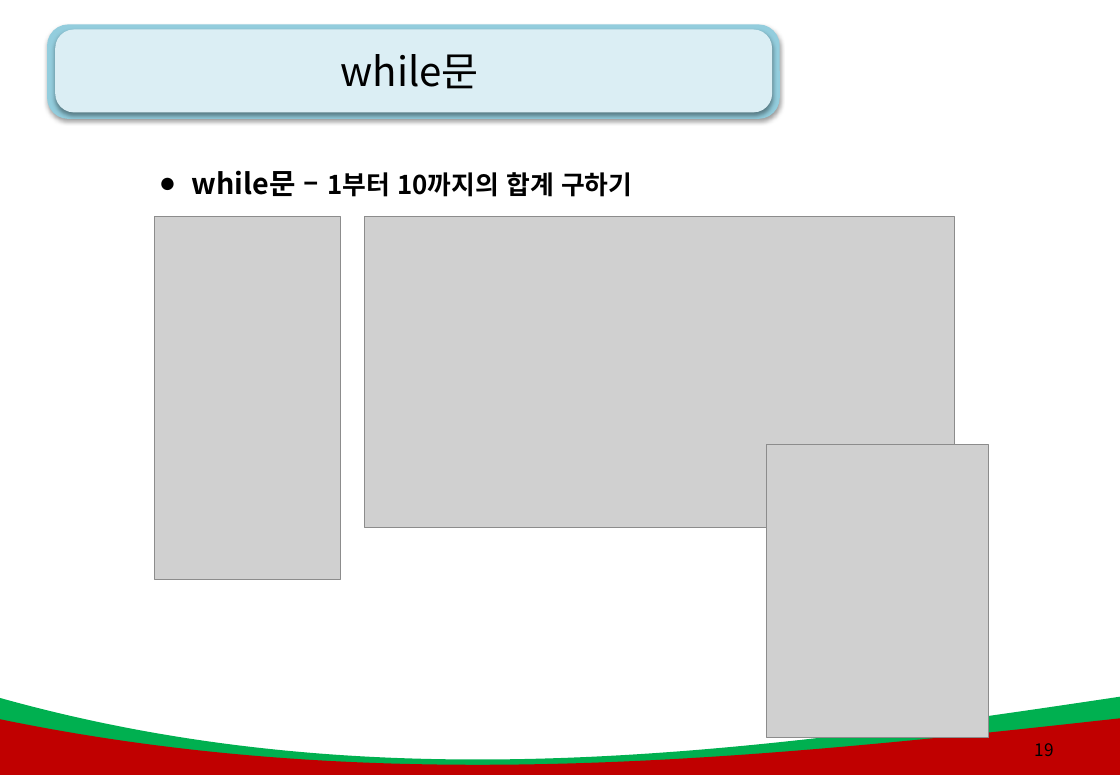
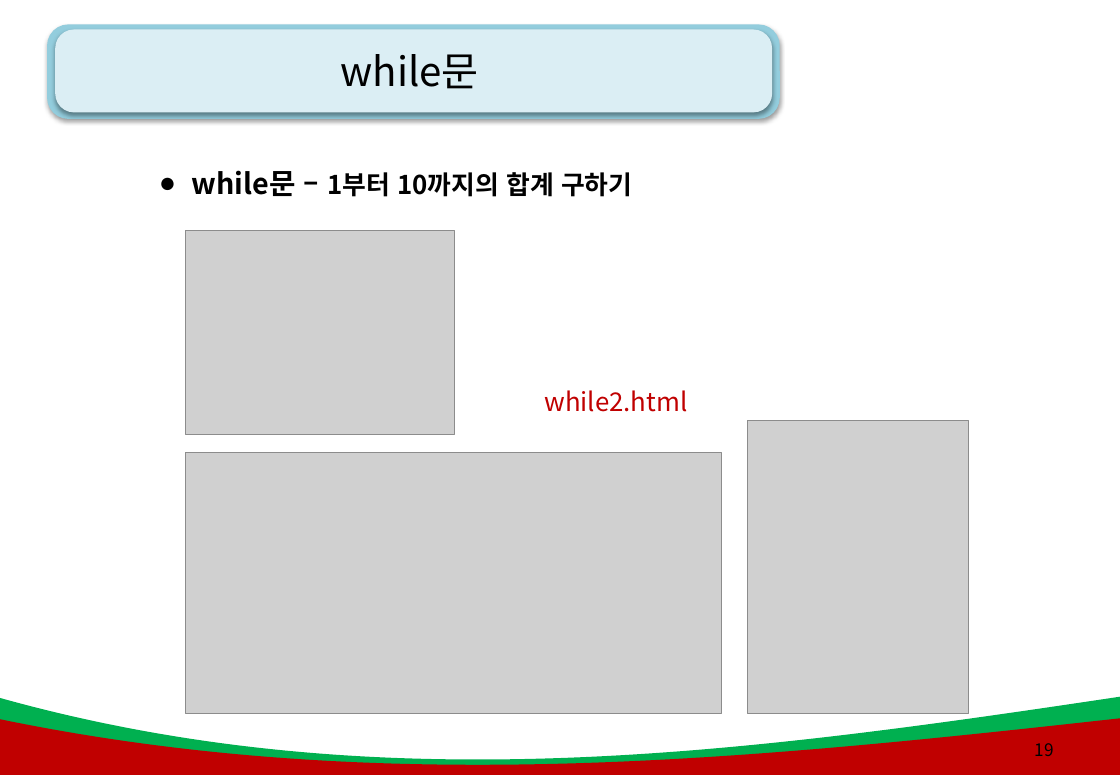
Before and after one commit to kiyongee2/green_project_web, a slide deck: slide 19 of js_ppt/3강. js_제어문(조건,반복).pptx. Drawn at 1120x775 pixels with LibreOffice and Linux fonts; fonts in the diff are those of the drawing; grey boxes stand for pictures; background and template pictures are left out. Boxes give left, top, right and bottom in pixels: in the first picture for what was removed or moved away, otherwise in the second. Text is boxed around its words. In the diff, an @@ line names an element or a change of style, - is before the commit and + after.

```diff
--- a/js_ppt/3강. js_제어문(조건,반복).pptx
+++ b/js_ppt/3강. js_제어문(조건,반복).pptx
@@ picture removed at bbox=[154, 217, 341, 580] @@
@@ picture added at bbox=[185, 231, 454, 435] @@
@@ picture removed at bbox=[365, 217, 956, 528] @@
@@ text added at bbox=[544, 390, 687, 412], 18 pt, text #C00000 @@
+while2.html
@@ picture: place and size @@
-picture at bbox=[767, 445, 989, 737]
+picture at bbox=[748, 421, 969, 714]
@@ picture added at bbox=[185, 453, 721, 715] @@
```
Also in this commit, not shown: 16 other slides changed, 47 other files.
